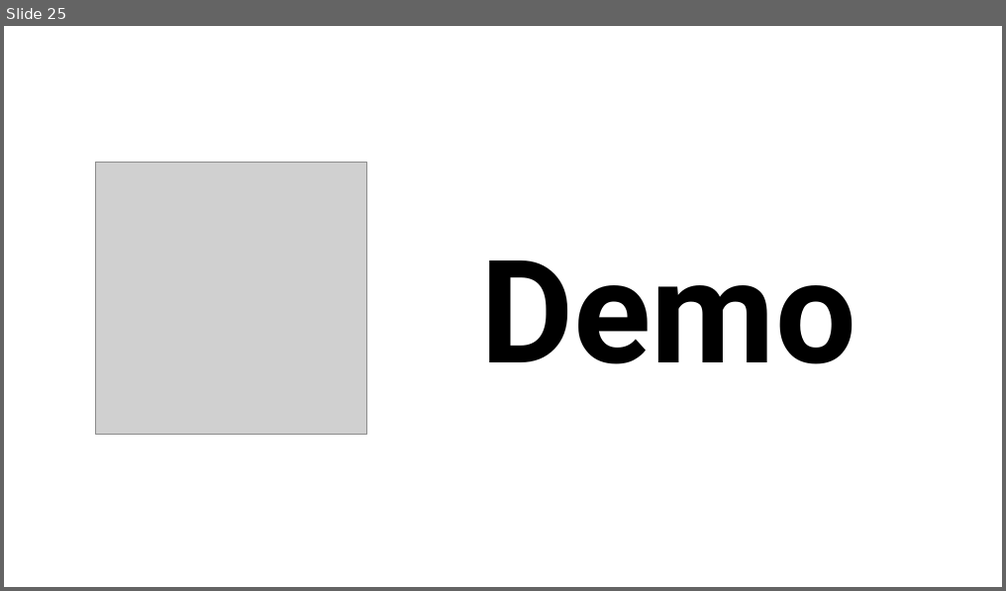
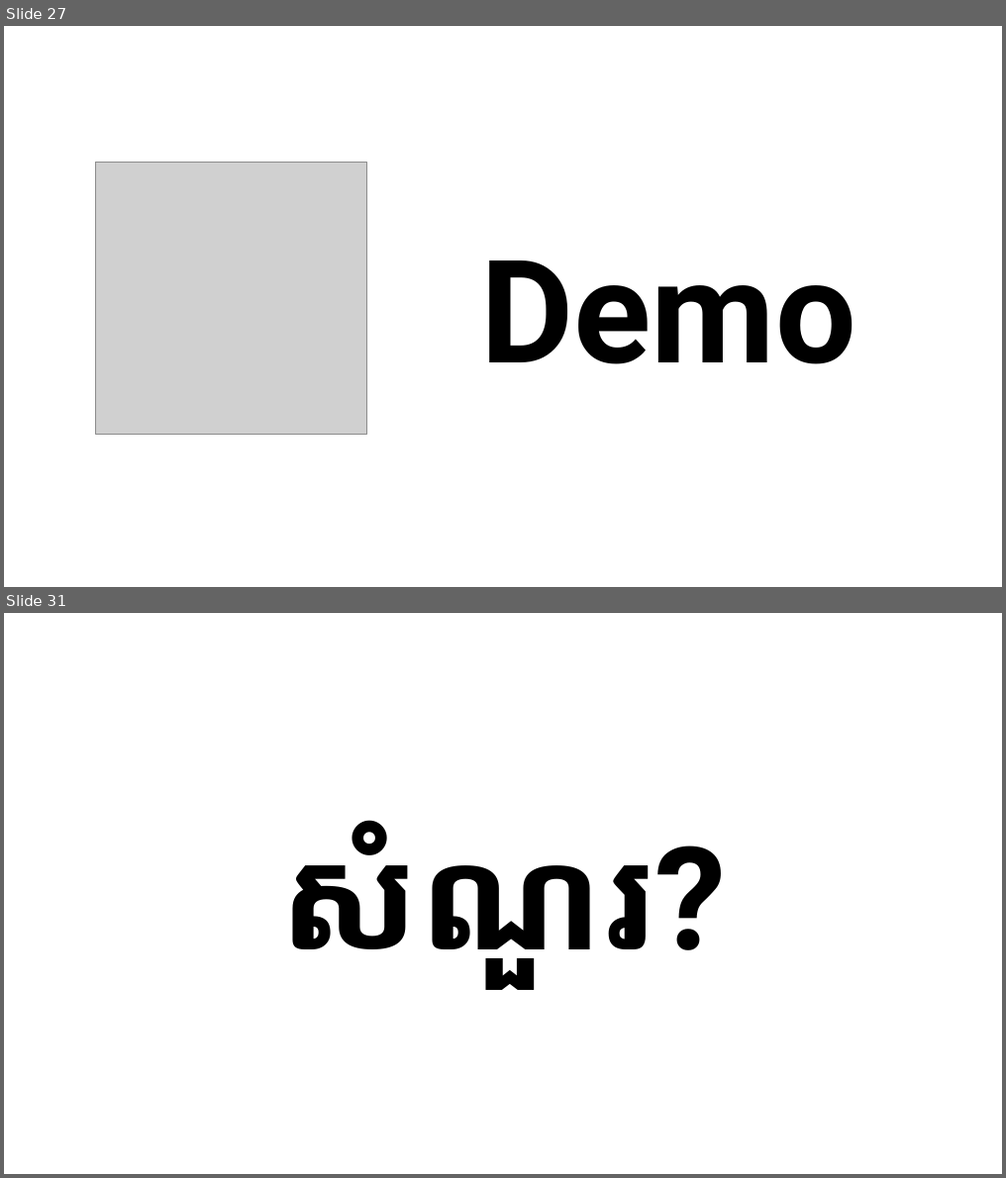
Before and after one commit to LykheangPeng/KHWebDesign101, a slide deck: Slide/Web Design 2.pptx. Shown one above the other, each under a label of ours: slide 25 before the commit, slides 27 and 31 after it; the slides between them are not shown. The pictures are 1006x591 and 1006x1178 pixels, drawn with LibreOffice and Linux fonts; fonts in the diff are those of the drawing; grey boxes stand for pictures. Boxes give left, top, right and bottom in pixels: in the first picture for what was removed or moved away, otherwise in the second. Text is boxed around its words. In the diff, an @@ line names an element or a change of style, - is before the commit and + after.

```diff
--- a/Slide/Web Design 2.pptx
+++ b/Slide/Web Design 2.pptx
@@ slide 31 added at (x1=4, y1=613, x2=1002, y2=1174), background #FFFFFF @@
@@ text added at (x1=279, y1=820, x2=727, y2=986), 138 pt, text #000000, bold @@
+សំណួរ?
@@ what was slide 25 is now slide 27 @@
```
Also in this commit, not shown: 3 slides changed, 8 other slides added, 2 slides removed, 7 other files.
